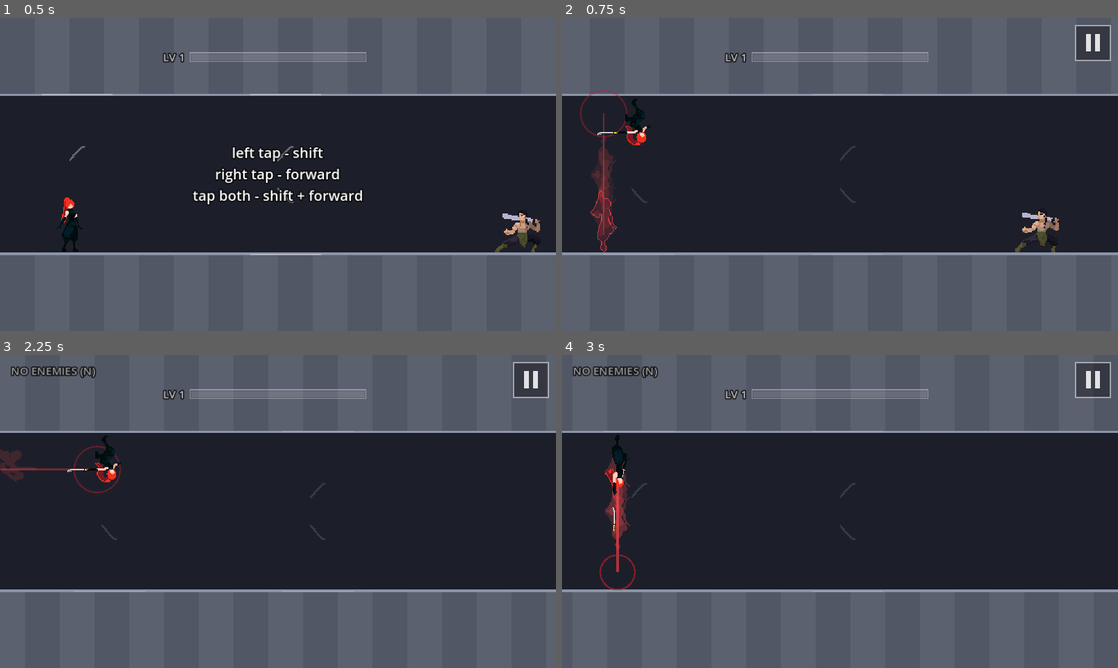
Above: before the commit, frames 1-4 (two rows, left to right).
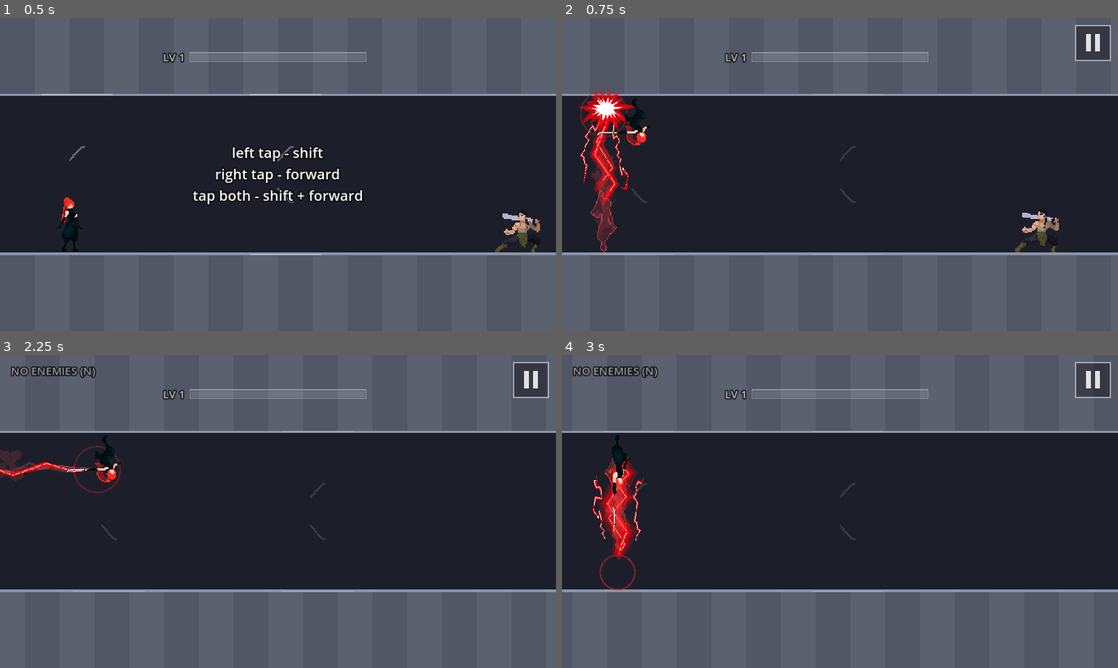
Above: after the commit, the same moments.

Repository: fredsbreads/game-off
Game: Godot game, scene res://scenes/main.tscn
Same seed, same stepped clock (60 frames per second), same inputs: the game is played once before the commit and once after it.
Inputs (mouse positions are in pixels of both pictures, inside the frame that each line leads up to):
- Up to frame 1 (0.5 s): no input
- Up to frame 2 (0.75 s): tap Enter at 0.5 s; move the mouse to (962, 158) at 0.52 s; hold K (tp_forward) from 0.53 s (still down); hold J (tp_vertical) from 0.53 s (still down); click (962, 158) at 0.67 s
- Up to frame 3 (2.25 s): move the mouse to (166, 527) at 1.27 s; release K (tp_forward) at 1.28 s; release J (tp_vertical) at 1.28 s; tap Shift at 1.35 s; move the mouse to (333, 442) at 2.02 s; hold K (tp_forward) from 2.03 s (still down); tap N at 2.1 s
- Up to frame 4 (3 s): keep holding K (tp_forward); move the mouse to (812, 574) at 2.77 s; tap J (tp_vertical) at 2.85 s; click (812, 574) at 2.92 s

Frame 1 is identical in both runs. In frame 2, 1.4% of the frame differs, in the area x 3-13%, y 23-70%; in frame 3, 0.3%; in frame 4, 1.3%.

Commit message:
Red sprite lightning on teleports, the chain freeze and her death

Diff:
--- a/scripts/fx.gd
+++ b/scripts/fx.gd
@@ -6,15 +6,26 @@
 
 const GRAVITY := 900.0
 # Her effects are all reds, each a slightly different one so they don't merge
-# into one red blur: the teleport line scarlet, the landing ring darker, the
-# kill ring bright, the slash streak pale, the sparks a mix.
-const TRAIL_COLOR := Color(1.0, 0.25, 0.3)
+# into one red blur: the landing ring darker, the
+# kill ring bright, the slash streak pale, the sparks a mix. (The teleport
+# itself is sprite lightning: see bolt().)
 const LANDING_RING_COLOR := Color(0.75, 0.12, 0.18, 0.85)
 const KILL_RING_COLOR := Color(1.0, 0.35, 0.3, 0.9)
 const SLASH_COLOR := Color(1.0, 0.62, 0.6)
 const KILL_COLORS := [Color(1.0, 0.3, 0.28), Color(0.85, 0.08, 0.14), Color(1.0, 0.55, 0.5)]
 const BLOOD_COLORS := [Color(0.9, 0.08, 0.1), Color(1.0, 0.18, 0.15), Color(0.7, 0.03, 0.06)]
 const STAIN_SECONDS := 4.0   # how long a drop of blood stays on the floor
+# Lightning sprite strips (Frostwindz "Pixel Art Skill Animations - Lightning",
+# recoloured red), each one row of equal frames.
+enum Bolt { THIN, THICK, STRIKE, BIG_STRIKE, RING, SPARKS }
+const BOLT_SHEETS := [
+	preload("res://assets/vfx/lightning_1.png"), preload("res://assets/vfx/lightning_2.png"),
+	preload("res://assets/vfx/lightning_3.png"), preload("res://assets/vfx/lightning_4.png"),
+	preload("res://assets/vfx/lightning_5.png"), preload("res://assets/vfx/lightning_6.png"),
+]
+const BOLT_FRAMES := [4, 4, 5, 5, 4, 8]
+const SPARK_FRAMES := [0, 1, 2, 3, 4, 5]   # the small bolts in SPARKS with something in them
+const BOLT_LENGTH := 211.0   # pixels the THIN / THICK bolts span across their frame
 
 var _items: Array[Dictionary] = []
 ## While true, every effect holds still (used during the kill pause).
@@ -25,10 +36,36 @@
 
 
 ## from / to are body centres in pixels.
-func teleport_trail(from: Vector2, to: Vector2) -> void:
-	_items.append({"kind": "trail", "t": 0.0, "life": 0.22, "a": from, "b": to})
-
-
+## Plays one lightning animation once, on real time (it keeps going through
+## the kill pause and slow motion). `pos` is the frame's centre.
+func bolt(kind: int, pos: Vector2, angle := 0.0, size := Vector2.ONE, fps := 20.0) -> void:
+	var s := _bolt_sprite(kind, pos, angle, size)
+	_items.append({"kind": "anim", "t": 0.0, "node": s, "fps": fps, "frames": BOLT_FRAMES[kind]})
+
+
+## A horizontal bolt (THIN or THICK) stretched to run from `a` to `b`.
+func bolt_between(kind: int, a: Vector2, b: Vector2, thickness := 1.2, fps := 20.0) -> void:
+	var d := b - a
+	bolt(kind, (a + b) * 0.5, d.angle(), Vector2(d.length() / BOLT_LENGTH, thickness), fps)
+
+
+func _bolt_sprite(kind: int, pos: Vector2, angle: float, size: Vector2) -> Sprite2D:
+	var s := Sprite2D.new()
+	s.texture = BOLT_SHEETS[kind]
+	s.hframes = BOLT_FRAMES[kind]
+	s.texture_filter = CanvasItem.TEXTURE_FILTER_NEAREST
+	s.position = pos
+	s.rotation = angle
+	s.scale = size
+	add_child(s)
+	return s
+
+
+func _remove(i: int) -> void:
+	var node: Node = _items[i].get("node")
+	if node:
+		node.queue_free()
+	_items.remove_at(i)
 func landing_ring(pos: Vector2) -> void:
 	_ring(pos, 10.0, 46.0, 0.25, 3.0, LANDING_RING_COLOR)
 
@@ -70,16 +107,10 @@
 ## along with her; `size` is the body's half-extent the arcs stay within.
 func zap(pos: Vector2, arcs: int = 2, vel: Vector2 = Vector2.ZERO, size: Vector2 = Vector2(18, 34), sparks: int = 3) -> void:
 	for a in arcs:
-		var start := pos + Vector2(randf_range(-1, 1) * size.x, randf_range(-1, 1) * size.y)
-		var end := pos + Vector2(randf_range(-1, 1) * size.x * 1.6, randf_range(-1, 1) * size.y * 1.2)
-		var pts := PackedVector2Array([start])
-		var steps := 5
-		for i in range(1, steps):
-			var p := start.lerp(end, float(i) / steps)
-			var n := (end - start).orthogonal().normalized()
-			pts.append(p + n * randf_range(-8.0, 8.0))
-		pts.append(end)
-		_items.append({"kind": "bolt", "t": 0.0, "life": randf_range(0.06, 0.12), "pts": pts, "vel": vel})
+		var at := pos + Vector2(randf_range(-1, 1) * size.x, randf_range(-1, 1) * size.y)
+		var s := _bolt_sprite(Bolt.SPARKS, at, randf() * TAU, Vector2.ONE * randf_range(0.6, 0.9))
+		s.frame = SPARK_FRAMES.pick_random()
+		_items.append({"kind": "bolt", "t": 0.0, "life": randf_range(0.06, 0.12), "node": s, "vel": vel})
 	for i in sparks:
 		var dir := Vector2.from_angle(randf() * TAU)
 		_items.append({"kind": "particle", "t": 0.0, "life": randf_range(0.25, 0.45),
@@ -89,20 +120,18 @@
 
 ## A jagged arc along a line (lightning running down her sword), moving with `vel`.
 func zap_line(a: Vector2, b: Vector2, vel: Vector2 = Vector2.ZERO) -> void:
-	var pts := PackedVector2Array([a])
-	var steps := 5
-	var n := (b - a).orthogonal().normalized()
-	for i in range(1, steps):
-		pts.append(a.lerp(b, float(i) / steps) + n * randf_range(-6.0, 6.0))
-	pts.append(b)
-	_items.append({"kind": "bolt", "t": 0.0, "life": randf_range(0.06, 0.12), "pts": pts, "vel": vel})
+	var d := b - a
+	var s := _bolt_sprite(Bolt.THIN, (a + b) * 0.5, d.angle(), Vector2(d.length() / BOLT_LENGTH, 0.5))
+	s.frame = randi() % BOLT_FRAMES[Bolt.THIN]
+	s.flip_v = randf() < 0.5
+	_items.append({"kind": "bolt", "t": 0.0, "life": randf_range(0.06, 0.12), "node": s, "vel": vel})
 
 
 ## Removes the lightning arcs (so frozen lightning can flicker: redrawn each time).
 func clear_bolts() -> void:
 	for i in range(_items.size() - 1, -1, -1):
 		if _items[i]["kind"] == "bolt":
-			_items.remove_at(i)
+			_remove(i)
 
 
 ## Floating text at `pos`. `speed` (pixels/s) moves it forward: at the run
@@ -117,20 +146,30 @@
 
 
 func _process(real_delta: float) -> void:
+	# Lightning animations run on real time, frozen or not.
+	for i in range(_items.size() - 1, -1, -1):
+		var it := _items[i]
+		if it["kind"] == "anim":
+			it["t"] += real_delta
+			var f := int(it["t"] * it["fps"])
+			if f >= it["frames"]:
+				_remove(i)
+			else:
+				it["node"].frame = f
+		elif it["kind"] == "bolt" and it.has("node"):
+			it["node"].modulate.a = bolt_alpha
 	if frozen:
 		queue_redraw()   # effects added while frozen still need drawing once
 		return
 	var delta := real_delta * time_scale
 	for i in range(_items.size() - 1, -1, -1):
 		var it := _items[i]
+		if it["kind"] == "anim":
+			continue
 		# Lightning ages on real time, so it keeps flickering in slow motion.
 		it["t"] += real_delta if it["kind"] == "bolt" else delta
 		if it["kind"] == "bolt":
-			var shift: Vector2 = it["vel"] * delta
-			var pts: PackedVector2Array = it["pts"]
-			for p in pts.size():
-				pts[p] += shift
-			it["pts"] = pts
+			it["node"].position += it["vel"] * delta
 		if it["kind"] == "particle" or it["kind"] == "blood":
 			it["vel"].y += GRAVITY * delta
 			it["pos"] += it["vel"] * delta
@@ -141,7 +180,7 @@
 			it["t"] = 0.0
 			it["life"] = STAIN_SECONDS
 		if it["t"] >= it["life"]:
-			_items.remove_at(i)
+			_remove(i)
 	queue_redraw()
 
 
@@ -150,14 +189,11 @@
 	var gy := Rules.GROUND_Y
 	var font := ThemeDB.fallback_font
 	for it in _items:
+		if it.has("node"):
+			continue   # sprites draw themselves
 		var k: float = it["t"] / it["life"]
 		var fade := 1.0 - k
 		match it["kind"]:
-			"trail":
-				var a: Vector2 = it["a"]
-				var b: Vector2 = it["b"]
-				# (The afterimages of her along the path are drawn by player.gd.)
-				draw_line(a, b, Color(TRAIL_COLOR, 0.9 * fade), 1.0 + 5.0 * fade)
 			"ring":
 				var r := lerpf(it["r0"], it["r1"], 1.0 - pow(1.0 - k, 3.0))
 				var col: Color = it["color"]
@@ -177,11 +213,6 @@
 				col.a = minf(1.0, fade * 3.0)   # fades out over its last third
 				var s: float = it["size"]
 				draw_rect(Rect2(it["pos"] - Vector2(s, 2.0), Vector2(s * 2.0, 3.0)), col)
-			"bolt":
-				var pts: PackedVector2Array = it["pts"]
-				var a := fade * bolt_alpha
-				draw_polyline(pts, Color(1.0, 0.2, 0.25, 0.9 * a), 5.0)
-				draw_polyline(pts, Color(1.0, 0.95, 0.9, a), 2.0)
 			"particle":
 				var col: Color = it["color"]
 				col.a = fade
--- a/scripts/main.gd
+++ b/scripts/main.gd
@@ -588,7 +588,7 @@
 		# Forward and diagonal: the line runs at sword height, along the throw.
 		from = player.sword_point(move, from_feet, from_row)
 		to = player.sword_point(move, Vector2(to_x * Rules.TILE, Rules.surface_y(to_row)), to_row)
-	fx.teleport_trail(from, to)
+	_teleport_lightning(move, from, to, not hit.is_empty())
 	player.teleport_afterimages(move, from_feet, from_row)
 
 	if hit.is_empty():
@@ -611,6 +611,7 @@
 		_pause_elapsed = 0.0
 		if _pause_is_chain:
 			cam.punch(to)
+			fx.bolt(Fx.Bolt.RING, player.to_global(Player.BODY_CENTRE), randf() * TAU, Vector2.ONE * 1.2, 16.0)
 			_chain_awaiting = true
 			_pressed_during_pause = false
 		else:
@@ -650,6 +651,23 @@
 			_pressed_during_pause = true
 			_hitstop = minf(_hitstop, maxf(KILL_PAUSE_MIN - _pause_elapsed, 0.0))
 			return
+
+
+## The teleport's lightning: a thin bolt along the throw, a thick one when it
+## kills; across the rows, a strike that bursts where she lands.
+func _teleport_lightning(move: int, from: Vector2, to: Vector2, kills: bool) -> void:
+	if move == Rules.Move.VERTICAL:
+		var down := to.y > from.y
+		# The strike's burst sits near the bottom of its frame: put it on her.
+		var length := absf(to.y - from.y)
+		var sy := length / 200.0
+		var centre := Vector2(to.x, to.y + (-1.0 if down else 1.0) * (STRIKE_BURST_Y - 128.0) * sy)
+		fx.bolt(Fx.Bolt.STRIKE, centre, 0.0 if down else PI, Vector2(1.0, sy), 18.0)
+	else:
+		fx.bolt_between(Fx.Bolt.THICK if kills else Fx.Bolt.THIN, from, to, 1.3 if kills else 1.0)
+
+
+const STRIKE_BURST_Y := 215.0   # pixels down the STRIKE frame where its burst is
 
 
 func _kill(e: Enemy) -> void:
@@ -756,6 +774,11 @@
 	_death_released = false
 	player.running = false
 	player.die(kind)
+	# A big strike comes down on her.
+	var hit_at := player.to_global(Player.BODY_CENTRE)
+	var on_ceiling := player.row == Rules.Row.CEILING
+	fx.bolt(Fx.Bolt.BIG_STRIKE, hit_at + Vector2(0, (-1.0 if not on_ceiling else 1.0) * (230.0 - 128.0) * 1.3),
+		0.0 if not on_ceiling else PI, Vector2(1.3, 1.3), 14.0)
 	_death_sound.play()
 	for e in level.enemies:
 		e.clear_glint()   # no red glints lingering on the death moment
Binary file added: assets/vfx/lightning_1.png
Not shown, added: assets/vfx/lightning_1.png.import
Binary file added: assets/vfx/lightning_2.png
Not shown, added: assets/vfx/lightning_2.png.import
Binary file added: assets/vfx/lightning_3.png
Not shown, added: assets/vfx/lightning_3.png.import
Binary file added: assets/vfx/lightning_4.png
Not shown, added: assets/vfx/lightning_4.png.import
Binary file added: assets/vfx/lightning_5.png
Not shown, added: assets/vfx/lightning_5.png.import
Binary file added: assets/vfx/lightning_6.png
Not shown, added: assets/vfx/lightning_6.png.import
